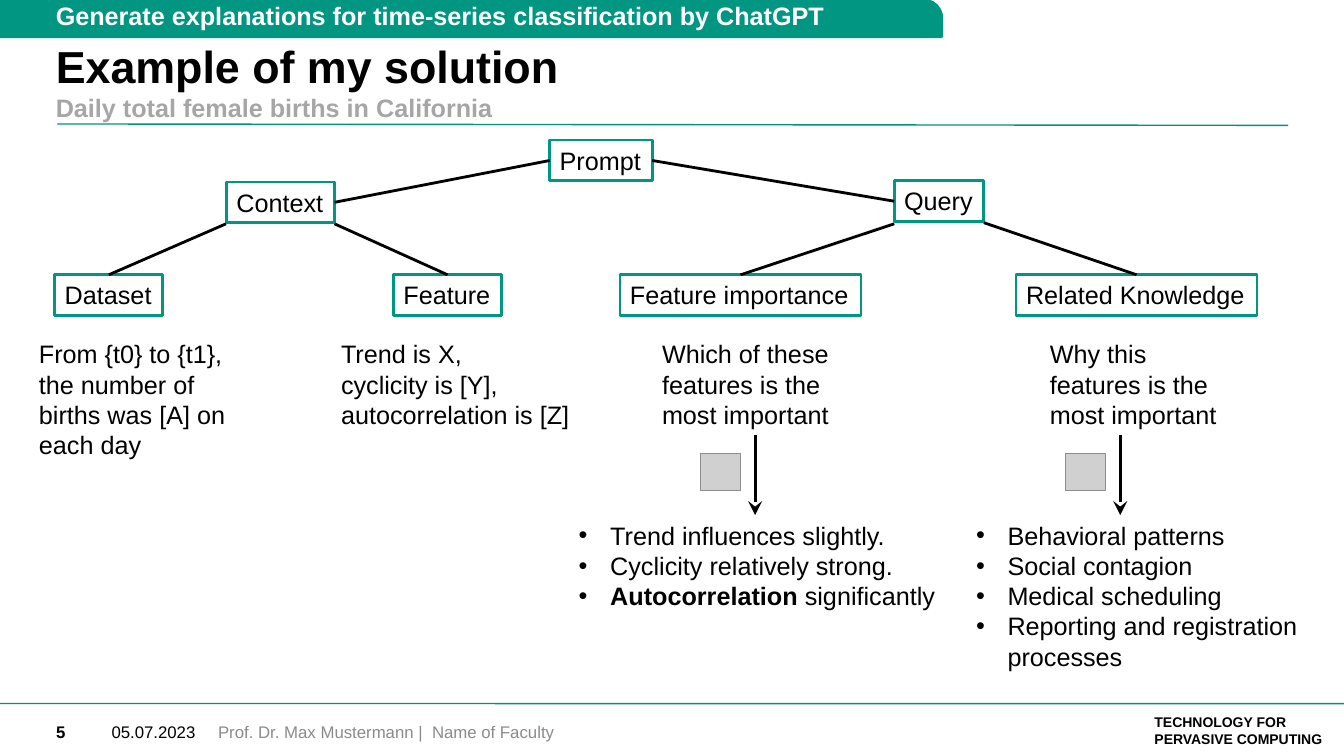
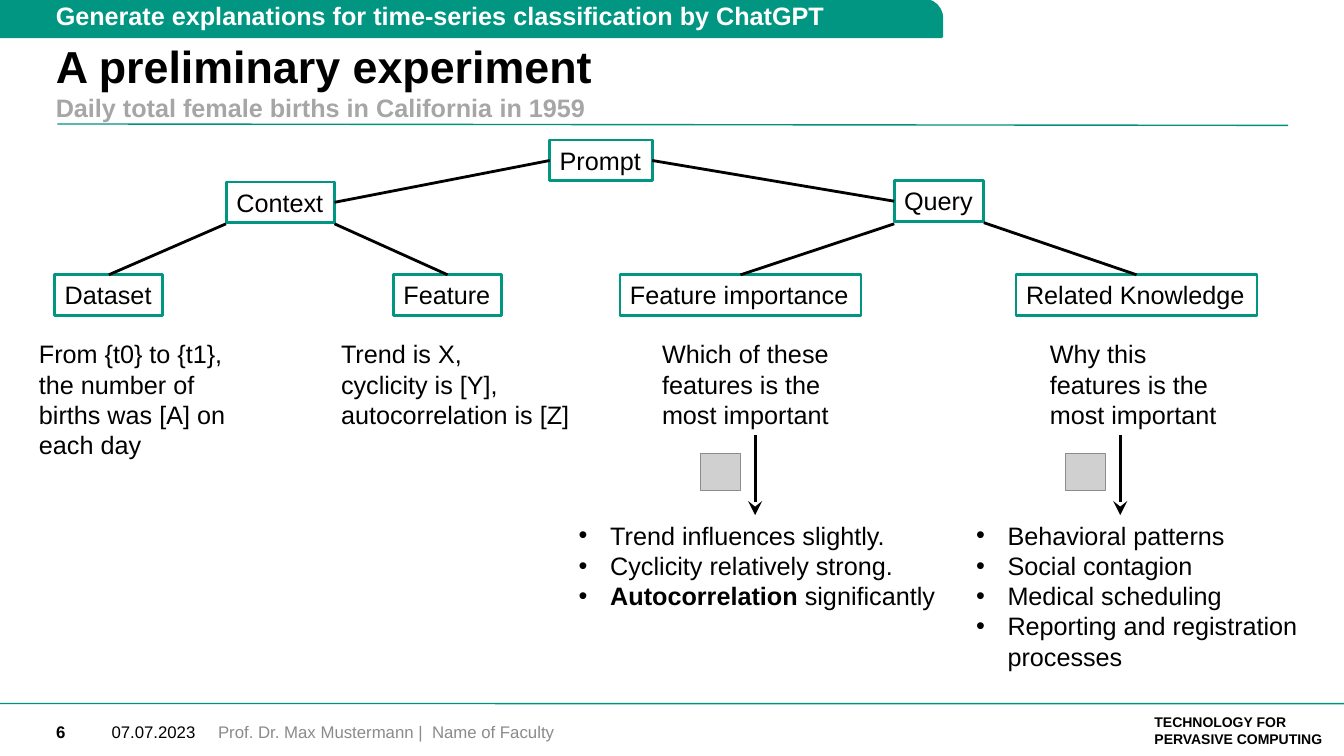
Before and after one commit to lab992/Generate_explanations_for_classification_by_ChatGPT, a slide deck: slide 7 of doc/07.07/07.07_proposal.pptx (slide 6 before the commit). Drawn at 1344x756 pixels with LibreOffice and Linux fonts; fonts in the diff are those of the drawing; grey boxes stand for pictures; background and template pictures are left out. Boxes give left, top, right and bottom in pixels: in the first picture for what was removed or moved away, otherwise in the second. Text is boxed around its words. In the diff, an @@ line names an element or a change of style, - is before the commit and + after.

```diff
--- a/doc/07.07/07.07_proposal.pptx
+++ b/doc/07.07/07.07_proposal.pptx
@@ title at bbox=[56, 50, 592, 92]: text changed @@
-Example of my solution
+A preliminary experiment
@@ text at bbox=[56, 99, 585, 122]: text changed @@
-Daily total female births in California
+Daily total female births in California in 1959
@@ text at bbox=[112, 726, 196, 738]: text changed @@
-05.07.2023
+07.07.2023
```
Also in this commit, not shown: 6 other slides changed, 6 slides removed, 1 other file.
